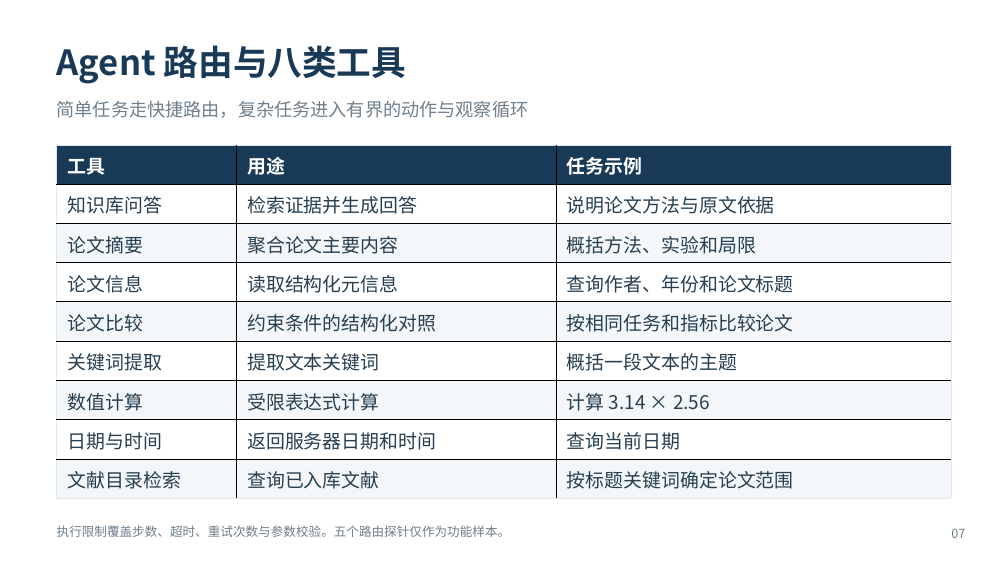
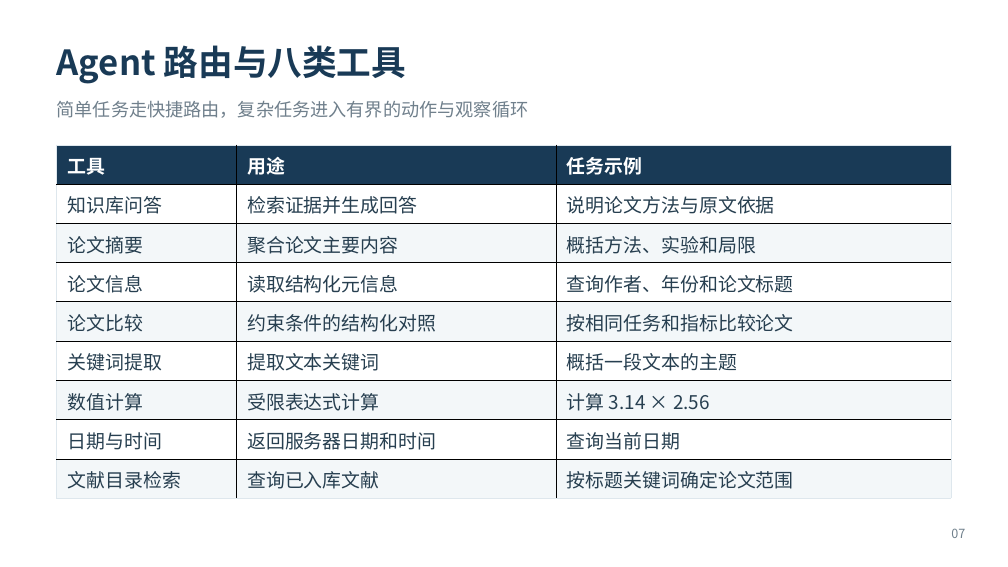
Before and after one commit to JueBeiYi/-RAG-Agent-, a slide deck: slide 7 of artifacts/defense/课设答辩_智能科研助理.pptx. Drawn at 1008x567 pixels with LibreOffice and Linux fonts; fonts in the diff are those of the drawing. Boxes give left, top, right and bottom in pixels: in the first picture for what was removed or moved away, otherwise in the second. Text is boxed around its words. In the diff, an @@ line names an element or a change of style, - is before the commit and + after.

```diff
--- a/artifacts/defense/课设答辩_智能科研助理.pptx
+++ b/artifacts/defense/课设答辩_智能科研助理.pptx
@@ text removed at bbox=[57, 525, 511, 537] @@
-执行限制覆盖步数、超时、重试次数与参数校验。五个路由探针仅作为功能样本。
```
Also in this commit, not shown: 16 other slides changed, 2 slides added, 2 slides removed, 9 other files.
